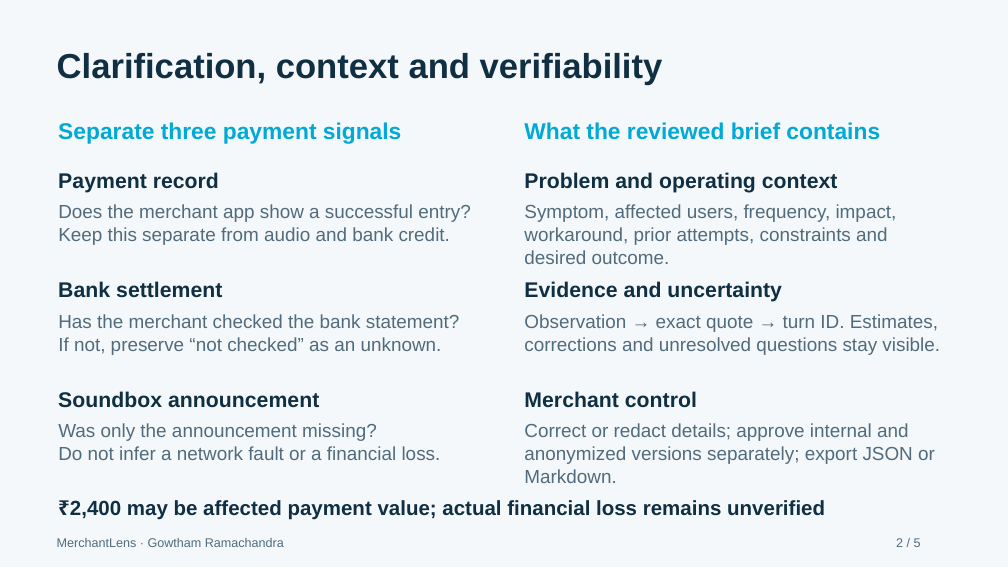
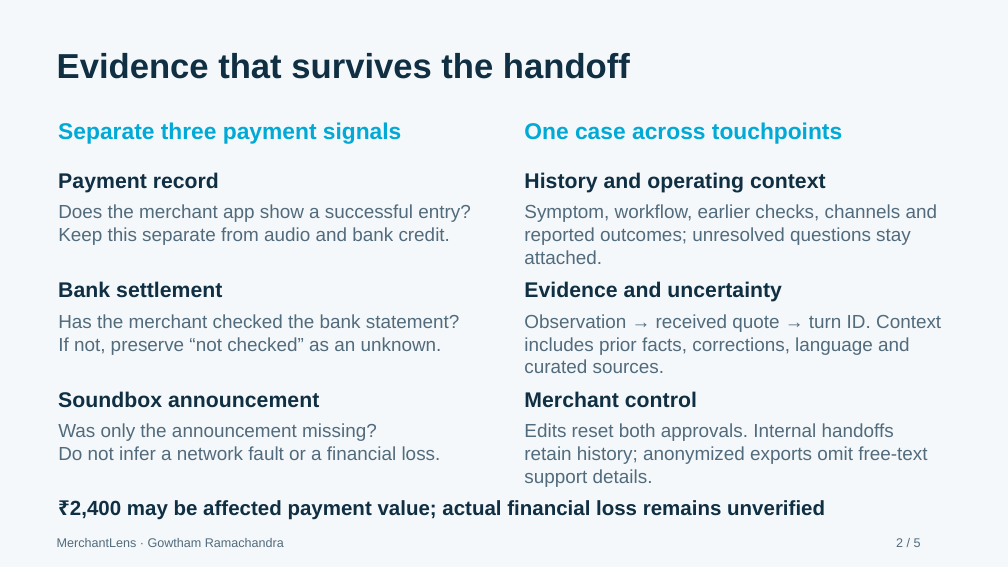
Before and after one commit to gowtham66867/merchantlens-paytm, a slide deck: slide 2 of docs/MerchantLens-Five-Slide-Pitch.pptx. Drawn at 1008x567 pixels with LibreOffice and Linux fonts; fonts in the diff are those of the drawing. Boxes give left, top, right and bottom in pixels: in the first picture for what was removed or moved away, otherwise in the second. Text is boxed around its words. In the diff, an @@ line names an element or a change of style, - is before the commit and + after.

```diff
--- a/docs/MerchantLens-Five-Slide-Pitch.pptx
+++ b/docs/MerchantLens-Five-Slide-Pitch.pptx
@@ text at (x1=57, y1=53, x2=630, y2=79): text changed @@
-Clarification, context and verifiability
+Evidence that survives the handoff
@@ text at (x1=524, y1=122, x2=842, y2=144): text changed @@
-What the reviewed brief contains
+One case across touchpoints
@@ text at (x1=524, y1=172, x2=826, y2=193): text changed @@
-Problem and operating context
+History and operating context
@@ text at (x1=524, y1=204, x2=938, y2=264): text changed @@
-Symptom, affected users, frequency, impact, workaround, prior attempts, constraints and desired outcome.
+Symptom, workflow, earlier checks, channels and reported outcomes; unresolved questions stay attached.
@@ text at (x1=524, y1=314, x2=941, y2=373): text changed @@
-Observation → exact quote → turn ID. Estimates, corrections and unresolved questions stay visible.
+Observation → received quote → turn ID. Context includes prior facts, corrections, language and curated sources.
@@ text at (x1=524, y1=423, x2=927, y2=487): text changed @@
-Correct or redact details; approve internal and anonymized versions separately; export JSON or Markdown.
+Edits reset both approvals. Internal handoffs retain history; anonymized exports omit free-text support details.
```
Also in this commit, not shown: 4 other slides changed, 2 other files.
